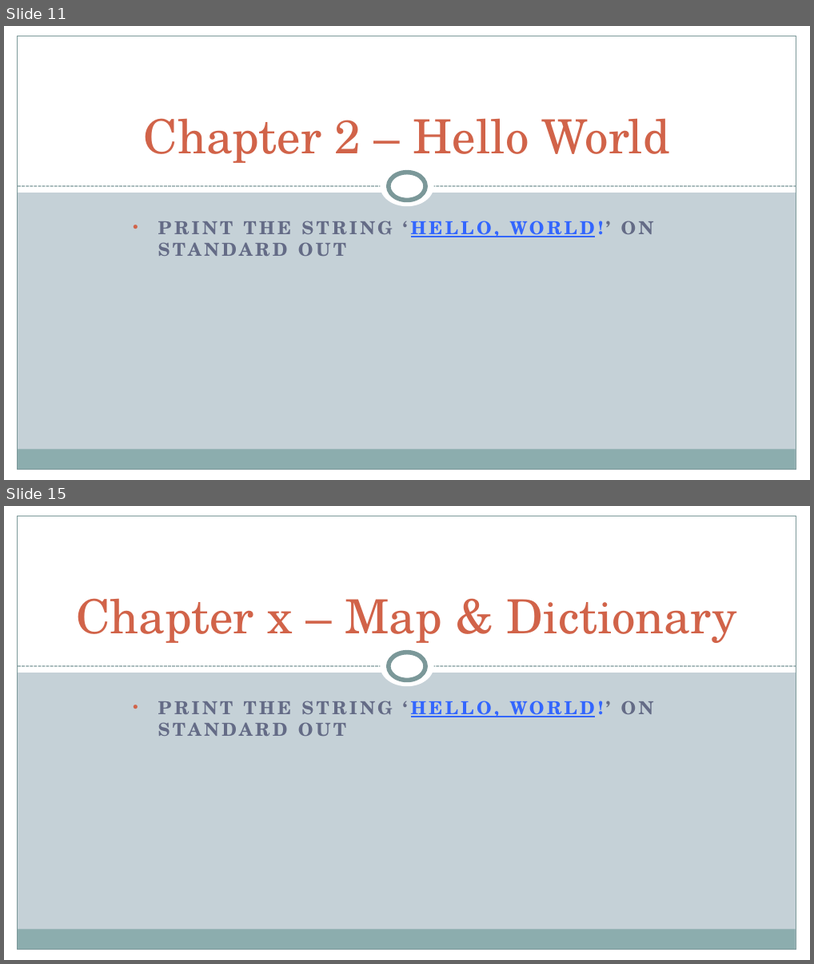
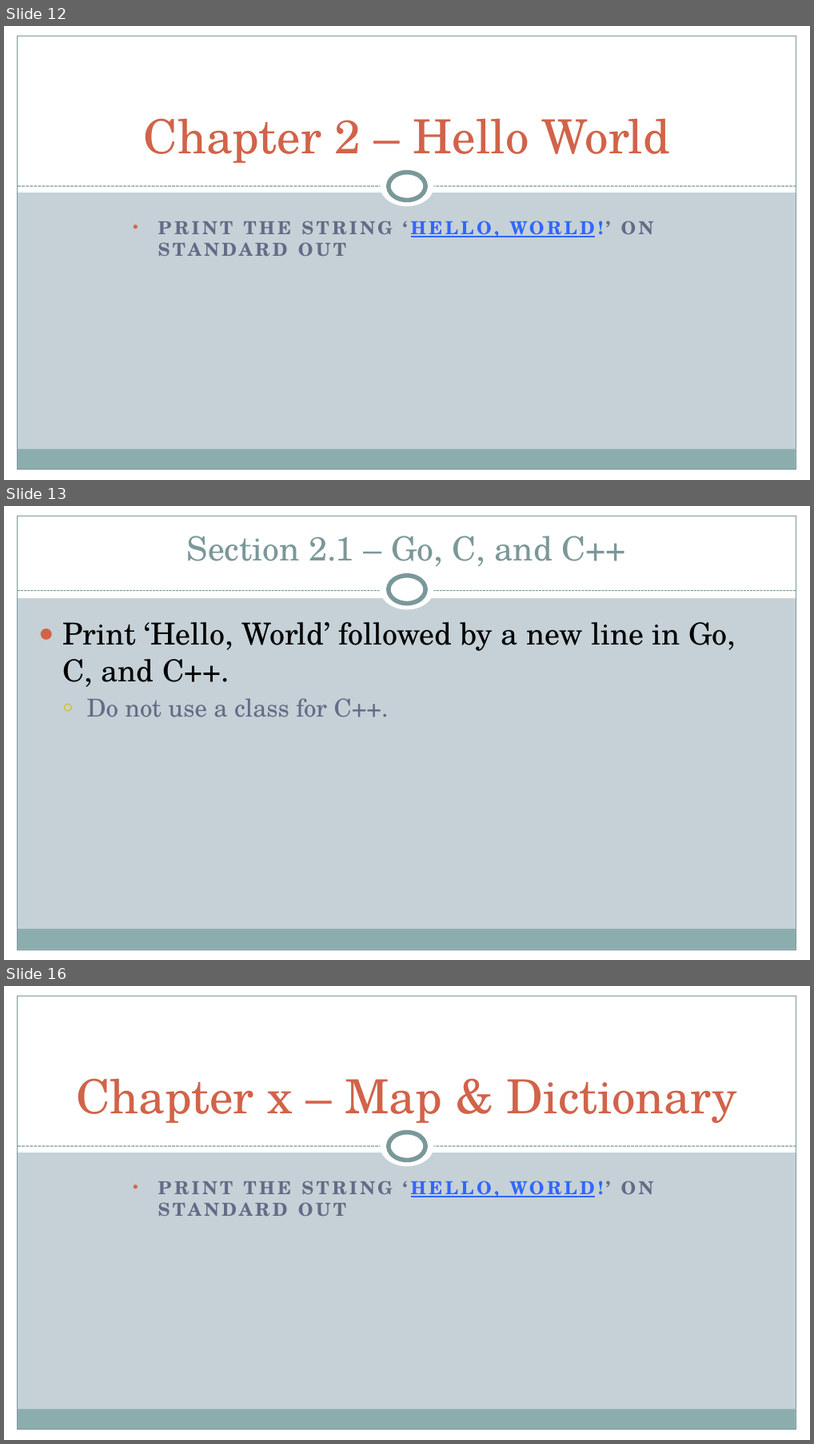
Before and after one commit to xiliax/programming-languages-compared, a slide deck: docs/programming-language-compared.pptx. Shown one above the other, each under a label of ours: slides 11 and 15 before the commit, slides 12, 13 and 16 after it; the slides between them are not shown. The pictures are 814x964 and 814x1444 pixels, drawn with LibreOffice and Linux fonts; fonts in the diff are those of the drawing. Boxes give left, top, right and bottom in pixels: in the first picture for what was removed or moved away, otherwise in the second. Text is boxed around its words. In the diff, an @@ line names an element or a change of style, - is before the commit and + after.

```diff
--- a/docs/programming-language-compared.pptx
+++ b/docs/programming-language-compared.pptx
@@ slide 13 added at box(4, 506, 810, 960), background #C5D1D7; not listed: 4 template elements that a slide beside it also shows @@
@@ rectangle added at box(4, 506, 810, 598), fill #FFFFFF @@
@@ rectangle added at box(18, 516, 797, 949), outline #7C999A 0.75 pt @@
@@ title added at box(187, 536, 626, 567), 29.7 pt, text #7C999A @@
+Section 2.1 – Go, C, and C++
@@ ellipse added at box(381, 569, 434, 609), fill #FFFFFF @@
@@ ellipse added at box(389, 576, 426, 603), fill #FFFFFF, outline #7C999A 4 pt @@
@@ line added from (18, 591) to (797, 591), #7C999A 0.75 pt dashed @@
@@ text added at box(62, 622, 736, 717), 27 pt, text #000000 @@
+● Print ‘Hello, World’ followed by a new line in Go, C, and C++.
+  ○ Do not use a class for C++.
@@ what was slide 11 is now slide 12 @@
@@ what was slide 15 is now slide 16 @@
```
Also in this commit, not shown: 4 slides changed, 3 other slides added, 3 slides removed, 21 other files.
